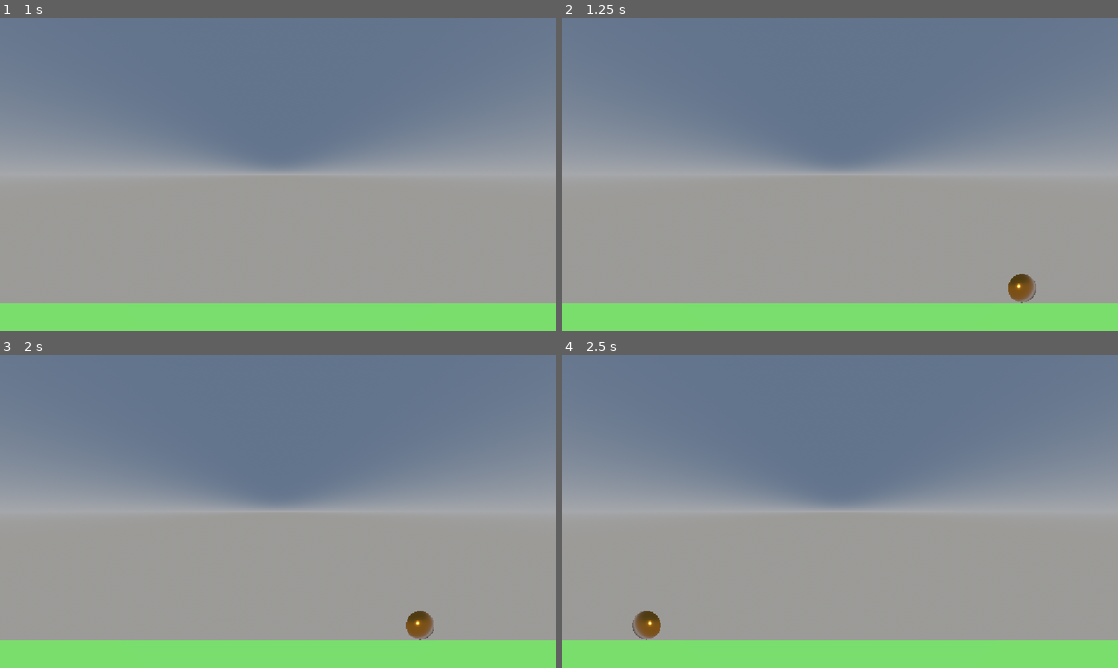
Above: before the commit, frames 1-4 (two rows, left to right).
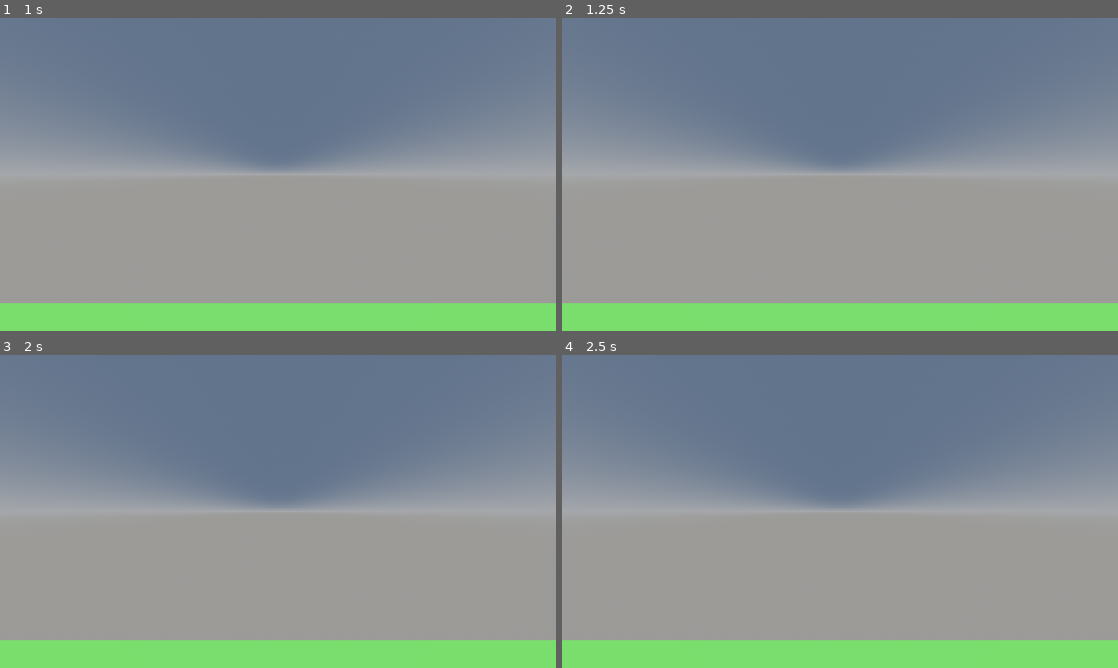
Above: after the commit, the same moments.

Repository: LuEklund/Zenon
Game: Godot game, scene res://scenes/main.tscn
Two runs of this game, one before a commit and one after it. Both use one fixed random seed, a clock stepped at 60 frames per second and the inputs below. The project has no main scene, so this scene is started directly.
Inputs (mouse positions are in pixels of both pictures, inside the frame that each line leads up to):
- Up to frame 1 (1 s): tap Enter at 0.5 s; move the mouse to (250, 237) at 0.52 s; hold D (move_right) from 0.53 s (still down); hold Shift (move_fast) from 0.53 s (still down); click (250, 237) at 0.67 s
- Up to frame 2 (1.25 s): keep holding D (move_right); keep holding Shift (move_fast)
- Up to frame 3 (2 s): keep holding D (move_right); move the mouse to (444, 558) at 1.27 s; release Shift (move_fast) at 1.28 s; tap Shift (move_fast) at 1.35 s; click (444, 558) at 1.42 s
- Up to frame 4 (2.5 s): move the mouse to (673, 464) at 2.02 s; release D (move_right) at 2.03 s; hold A (move_left) from 2.03 s (still down); hold Space (test) from 2.03 s (still down); click (673, 464) at 2.17 s; tap Shift (move_fast) at 2.3 s

Frame 1 is identical in both runs. In frame 2, 0.4% of the frame differs, in the area x 80-86%, y 81-92%; in frame 3, 0.4%, in the area x 73-78%, y 81-92%; in frame 4, 0.4%.

Commit message:
improved camera

Diff:
--- a/scenes/main.tscn
+++ b/scenes/main.tscn
@@ -18,7 +18,7 @@
 
 [sub_resource type="QuadMesh" id="QuadMesh_sugp2"]
 material = SubResource("StandardMaterial3D_jyhfs")
-size = Vector2(225, 1)
+size = Vector2(400, 1)
 
 [node name="Main" type="Node3D" unique_id=2014652004]
 script = ExtResource("1_sugp2")
--- a/scripts/camera.gd
+++ b/scripts/camera.gd
@@ -2,37 +2,137 @@
 
 @onready var camera: Camera3D = $Camera3D
 
-@export var default_speed: float = 0.6
-@export var fast_speed: float = 0.8
-@export var zoom_speed: float = 2.0
+@export var default_speed: float = 8.0
+@export var fast_speed: float = 14.0
+
+@export var zoom_speed: float = 0.15
+@export var zoom_smoothness: float = 10.0
+@export var zoom_finish_margin: float = 0.1
+
+@export var movement_smoothness: float = 12.0
+
 @export var min_zoom: float = 6.0
 @export var max_zoom: float = 180.0
 
+var target_zoom: float
+var current_speed: float = 0.0
+
+
+func _ready() -> void:
+	target_zoom = camera.size
+	current_speed = default_speed
+
+
 func _physics_process(delta: float) -> void:
-	var speed: float = fast_speed if Input.is_action_pressed("move_fast") else default_speed
+	# ----------------------------------------
+	# Movement
+	# ----------------------------------------
 
-	var movement := Input.get_axis("move_left", "move_right")
+	var base_speed := (
+		fast_speed
+		if Input.is_action_pressed("move_fast")
+		else default_speed
+	)
+
+	var zoom_factor := sqrt(camera.size / min_zoom)
+	var target_speed := base_speed * zoom_factor
+
+	current_speed = lerpf(
+		current_speed,
+		target_speed,
+		1.0 - exp(-movement_smoothness * delta)
+	)
+
+	var movement := Input.get_axis(
+		"move_left",
+		"move_right"
+	)
+
 	position.x = clampf(
-		position.x + movement * speed,
+		position.x + movement * current_speed * delta,
 		-100.0,
 		100.0
 	)
 
+	# ----------------------------------------
+	# Zoom
+	# ----------------------------------------
+
+	var zoom_changed := not is_equal_approx(
+		camera.size,
+		target_zoom
+	)
+
+	if zoom_changed:
+		# This is the important part copied in concept
+		# from the existing RTS camera implementation:
+		#
+		# 1. Remember the world point under the mouse.
+		# 2. Change zoom.
+		# 3. Find the new world point under the mouse.
+		# 4. Move the camera by their difference.
+
+		var mouse := get_viewport().get_mouse_position()
+
+		var before := get_mouse_world_position(mouse)
+
+		camera.size = lerpf(
+			camera.size,
+			target_zoom,
+			1.0 - exp(-zoom_smoothness * delta)
+		)
+
+		if absf(camera.size - target_zoom) <= zoom_finish_margin:
+			camera.size = target_zoom
+
+		camera.position.y = camera.size / 2.0 - 1.0
+
+		var after := get_mouse_world_position(mouse)
+
+		var displacement := before - after
+
+		position += Vector3(
+			displacement.x,
+			0.0,
+			displacement.z
+		)
+	else:
+		camera.position.y = camera.size / 2.0 - 1.0
+
+
 func _unhandled_input(event: InputEvent) -> void:
-	if event is not InputEventMouseButton: return
+	if event is not InputEventMouseButton:
+		return
+
+	if (
+		event.button_index != MOUSE_BUTTON_WHEEL_UP
+		and event.button_index != MOUSE_BUTTON_WHEEL_DOWN
+	):
+		return
 
 	if event.button_index == MOUSE_BUTTON_WHEEL_UP:
-		camera.size = clampf(
-			camera.size - zoom_speed,
+		target_zoom = clampf(
+			target_zoom * (1.0 - zoom_speed),
 			min_zoom,
 			max_zoom
 		)
 
 	elif event.button_index == MOUSE_BUTTON_WHEEL_DOWN:
-		camera.size = clampf(
-			camera.size + zoom_speed,
+		target_zoom = clampf(
+			target_zoom * (1.0 + zoom_speed),
 			min_zoom,
 			max_zoom
 		)
 
-	camera.position.y = camera.size / 2.0 - 1.0
+
+func get_mouse_world_position(mouse: Vector2) -> Vector3:
+	var origin := camera.project_ray_origin(mouse)
+	var direction := camera.project_ray_normal(mouse)
+
+	if is_zero_approx(direction.y):
+		return origin
+
+	# Intersection with Y = 0.
+	var distance := -origin.y / direction.y
+
+	return origin + direction * distance
